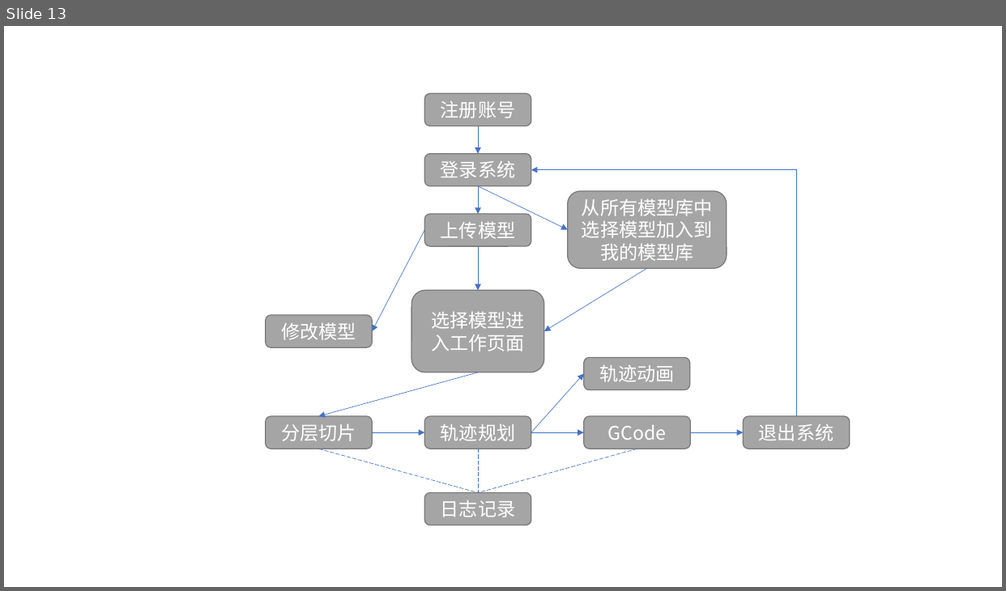
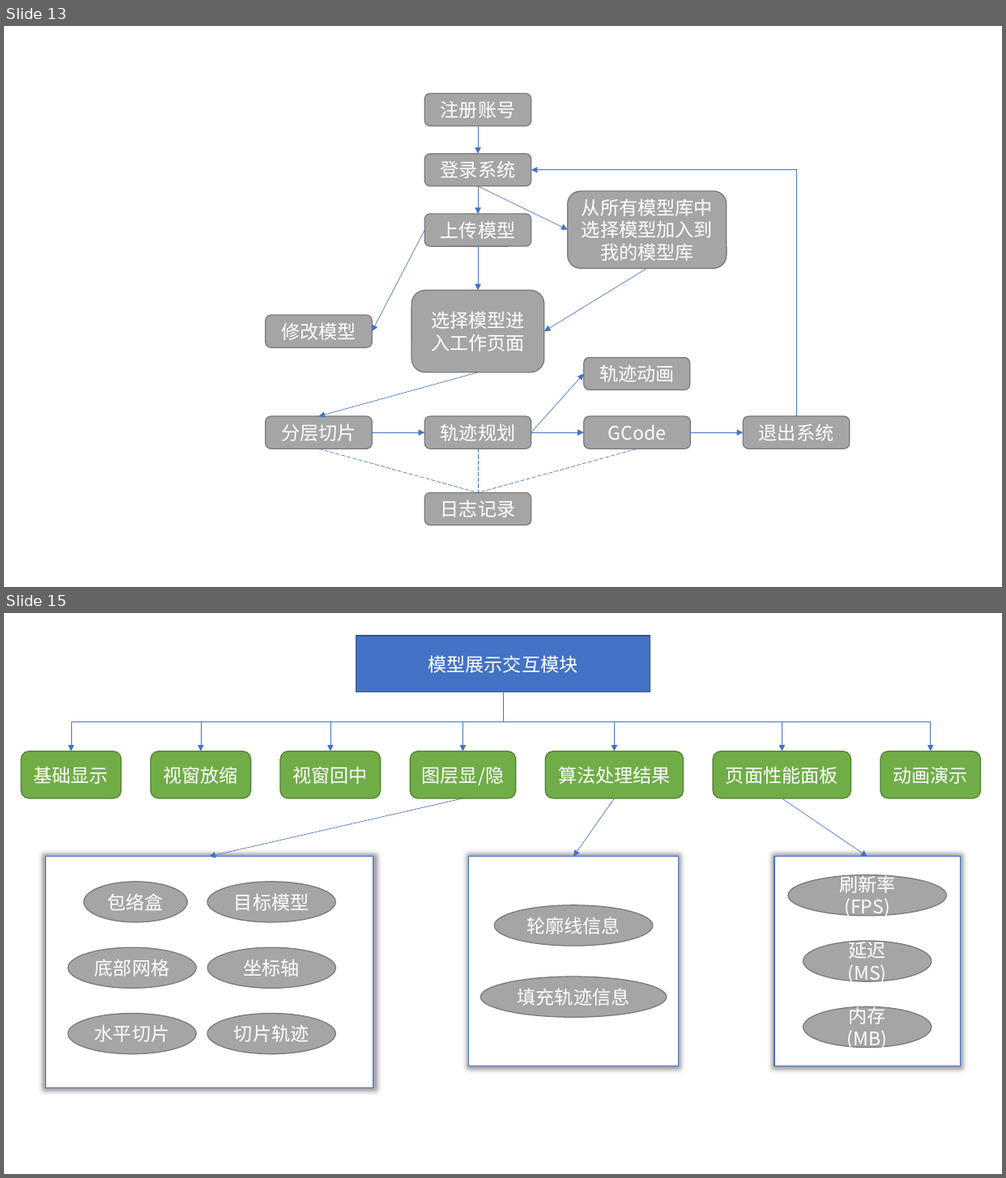
Before and after one commit to WutBottle/2021dissertation, a slide deck: 论文涉及图片.pptx. Shown one above the other, each under a label of ours: slide 13 before the commit, slides 13 and 15 after it; the slides between them are not shown. The pictures are 1006x591 and 1006x1178 pixels, drawn with LibreOffice and Linux fonts; fonts in the diff are those of the drawing. Boxes give left, top, right and bottom in pixels: in the first picture for what was removed or moved away, otherwise in the second. Text is boxed around its words. In the diff, an @@ line names an element or a change of style, - is before the commit and + after.

Commit message:
第三章增材制造预处理模块

```diff
--- a/论文涉及图片.pptx
+++ b/论文涉及图片.pptx
@@ slide 15 added at box(4, 613, 1002, 1174), background #FFFFFF @@
@@ rectangle added at box(356, 636, 650, 692), fill #4472C4, outline #325491 1 pt, 18 pt, text #FFFFFF @@
+模型展示交互模块
@@ elbow arrow added from (503, 692) to (71, 752), #4472C4 0.5 pt @@
@@ elbow arrow added from (503, 692) to (201, 752), #4472C4 0.5 pt @@
@@ elbow arrow added from (503, 692) to (330, 752), #4472C4 0.5 pt @@
@@ elbow arrow added from (503, 692) to (463, 752), #4472C4 0.5 pt @@
@@ elbow arrow added from (503, 692) to (614, 752), #4472C4 0.5 pt @@
@@ elbow arrow added from (503, 692) to (782, 752), #4472C4 0.5 pt @@
@@ elbow arrow added from (503, 692) to (931, 752), #4472C4 0.5 pt @@
@@ rounded rectangle added at box(21, 752, 121, 798), fill #70AD47, outline #538035 1 pt, 18 pt, text #FFFFFF @@
+基础显示
@@ rounded rectangle added at box(151, 752, 251, 798), fill #70AD47, outline #538035 1 pt, 18 pt, text #FFFFFF @@
+视窗放缩
@@ rounded rectangle added at box(280, 752, 381, 798), fill #70AD47, outline #538035 1 pt, 18 pt, text #FFFFFF @@
+视窗回中
@@ rounded rectangle added at box(410, 752, 515, 798), fill #70AD47, outline #538035 1 pt, 18 pt, text #FFFFFF @@
+图层显/隐
@@ rounded rectangle added at box(545, 752, 683, 798), fill #70AD47, outline #538035 1 pt, 18 pt, text #FFFFFF @@
+算法处理结果
@@ rounded rectangle added at box(713, 752, 850, 798), fill #70AD47, outline #538035 1 pt, 18 pt, text #FFFFFF @@
+页面性能面板
@@ rounded rectangle added at box(880, 752, 981, 798), fill #70AD47, outline #538035 1 pt, 18 pt, text #FFFFFF @@
+动画演示
@@ arrow added from (463, 798) to (209, 856), #4472C4 0.5 pt @@
@@ arrow added from (614, 798) to (573, 856), #4472C4 0.5 pt @@
@@ arrow added from (782, 798) to (867, 856), #4472C4 0.5 pt @@
@@ group added at box(46, 856, 961, 1088): 11 ellipses, 3 rectangles @@
+包络盒
+目标模型
+底部网格
+坐标轴
+水平切片
+切片轨迹
+刷新率(FPS)
+延迟(MS)
+内存(MB)
+轮廓线信息
+填充轨迹信息
```
Also in this commit, not shown: 3 other slides added, 1 other file.
